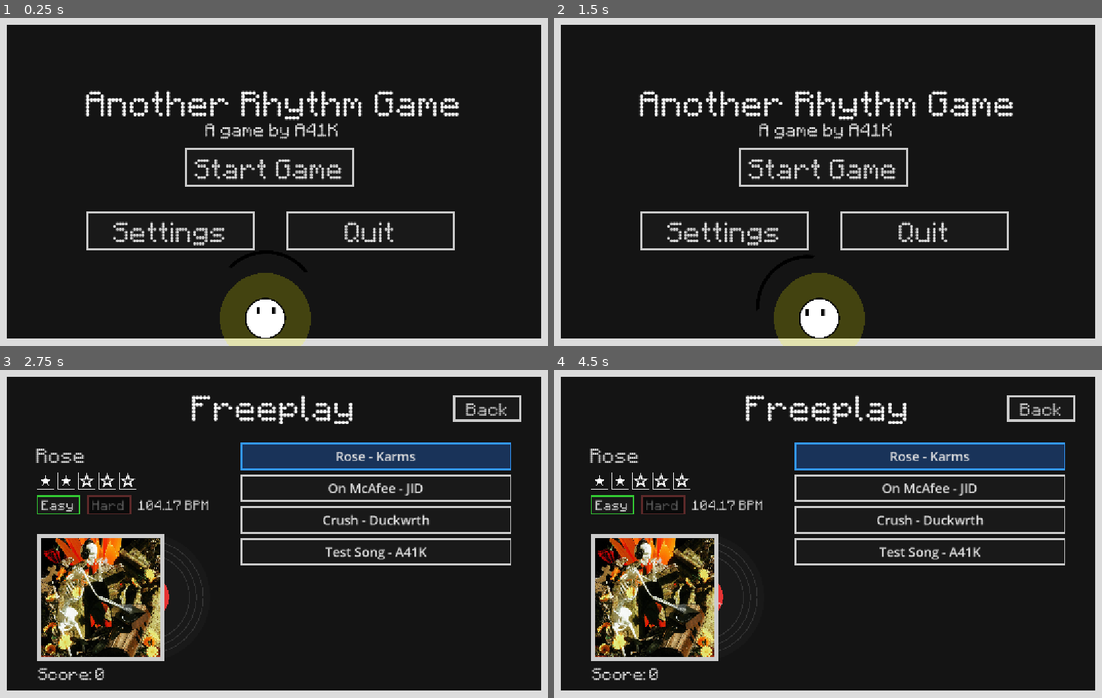
Above: before the commit, frames 1-4 (two rows, left to right).
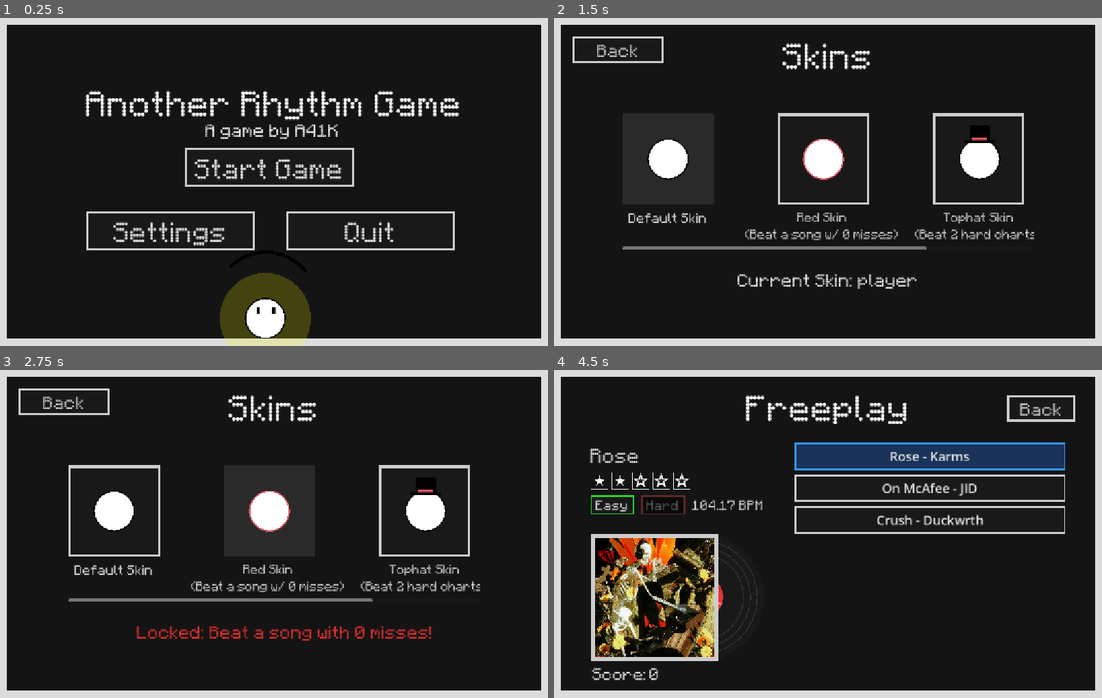
Above: after the commit, the same moments.

Repository: A41K/Another-Rhythm-Game
Game: Godot game, scene res://scenes/titlescreen.tscn
Same seed, same stepped clock (60 frames per second), same inputs: the game is played once before the commit and once after it.
Inputs (mouse positions are in pixels of both pictures, inside the frame that each line leads up to):
- Up to frame 1 (0.25 s): no input
- Up to frame 2 (1.5 s): click (817, 319) at 0.52 s; click (669, 159) at 1.25 s, where only the run after the commit has a clickable "Default Skin"
- Up to frame 3 (2.75 s): click (268, 511) at 2 s, where only the run after the commit has a clickable "Red Skin (Beat a song w/ 0 mi…"
- Up to frame 4 (4.5 s): click (981, 511) at 2.75 s, where only the run after the commit has a clickable "Tophat Skin (Beat 2 hard char…"; click "Back" at 3.5 s; click "Start Game" at 4.25 s

The runs differ from the first frame. In frame 1, 0.3% of the frame differs, in the area x 37-62%, y 32-98%; in frame 2, 13%; in frame 3, 21%, in the area x 3-96%, y 5-95%; in frame 4, 0.9%.

Commit message:
v0.5 DEMO RELEASE
- Added skins into the game (you need to click on the player in the main menu)
- Added button to access skins
- Added some styling for settings
- Added background when playing
- Added so that the skins are locked behind progression

Diff:
--- a/music-platformer/charts/test_song.json
+++ /dev/null
@@ -1,85 +0,0 @@
-{
-  "name": "Test Song",
-  "artist": "A41K",
-  "audio_file": "",
-  "cover_file": "",
-  "bpm": 108.17,
-  "rating": 3,
-  "difficulty": "Normal",
-  "approach_time": 1.2,
-  "input_offset": 0.0,
-  "notes": [
-    [
-      0.48,
-      2
-    ],
-    [
-      0.757,
-      2
-    ],
-    [
-      1.035,
-      2
-    ],
-    [
-      1.312,
-      2
-    ],
-    [
-      1.589,
-      3
-    ],
-    [
-      1.856,
-      3
-    ],
-    [
-      2.123,
-      2
-    ],
-    [
-      2.347,
-      2
-    ],
-    [
-      2.571,
-      2
-    ],
-    [
-      2.843,
-      0
-    ],
-    [
-      3.115,
-      0
-    ],
-    [
-      3.392,
-      3
-    ],
-    [
-      3.669,
-      2
-    ],
-    [
-      4.005,
-      3
-    ],
-    [
-      4.341,
-      2
-    ],
-    [
-      4.619,
-      1
-    ],
-    [
-      4.896,
-      1
-    ],
-    [
-      4.896,
-      2
-    ]
-  ]
-}
--- a/music-platformer/scenes/Settings.tscn
+++ b/music-platformer/scenes/Settings.tscn
@@ -3,6 +3,14 @@
 [ext_resource type="Script" uid="uid://c1qlntppe1aoh" path="res://scripts/settings.gd" id="1_46duy"]
 [ext_resource type="StyleBox" uid="uid://kbcij06nrutb" path="res://assets/new_style_box_flat.tres" id="1_i47rn"]
 [ext_resource type="FontFile" uid="uid://dti8w7hdgwtbb" path="res://assets/Minecart LCD.ttf" id="2_46duy"]
+
+[sub_resource type="StyleBoxFlat" id="StyleBoxFlat_8e7v8"]
+bg_color = Color(0.08, 0.08, 0.08, 1)
+border_width_left = 7
+border_width_top = 7
+border_width_right = 7
+border_width_bottom = 7
+border_color = Color(0.86036915, 0.8603692, 0.8603691, 1)
 
 [sub_resource type="StyleBoxFlat" id="StyleBoxFlat_1dggd"]
 bg_color = Color(0.1, 0.1, 0.1, 1)
@@ -50,23 +58,33 @@
 
 [node name="VolumeSlider" type="HSlider" parent="Panel" unique_id=973874533]
 layout_mode = 0
-offset_left = 550.0
+offset_left = 549.0
 offset_top = 210.0
-offset_right = 900.0
+offset_right = 899.0
 offset_bottom = 240.0
 max_value = 1.0
 step = 0.01
 value = 1.0
 
+[node name="Panel2" type="Panel" parent="Panel" unique_id=246490380]
+layout_mode = 0
+offset_left = 919.0
+offset_top = 185.0
+offset_right = 1034.0
+offset_bottom = 270.0
+theme_override_styles/panel = SubResource("StyleBoxFlat_8e7v8")
+
 [node name="VolumeValue" type="Label" parent="Panel" unique_id=911995618]
 layout_mode = 0
-offset_left = 920.0
-offset_top = 200.0
-offset_right = 1000.0
-offset_bottom = 250.0
+offset_left = 919.0
+offset_top = 185.0
+offset_right = 1034.0
+offset_bottom = 270.0
 theme_override_fonts/font = ExtResource("2_46duy")
 theme_override_font_sizes/font_size = 32
 text = "100"
+horizontal_alignment = 1
+vertical_alignment = 1
 
 [node name="SensitivityLabel" type="Label" parent="Panel" unique_id=727243434]
 layout_mode = 0
@@ -80,24 +98,34 @@
 
 [node name="SensitivitySlider" type="HSlider" parent="Panel" unique_id=1932719343]
 layout_mode = 0
-offset_left = 550.0
+offset_left = 549.0
 offset_top = 310.0
-offset_right = 900.0
+offset_right = 899.0
 offset_bottom = 340.0
 min_value = 0.1
 max_value = 5.0
 step = 0.1
 value = 1.0
 
+[node name="Panel3" type="Panel" parent="Panel" unique_id=591997004]
+layout_mode = 0
+offset_left = 919.0
+offset_top = 284.0
+offset_right = 1034.0
+offset_bottom = 369.0
+theme_override_styles/panel = SubResource("StyleBoxFlat_8e7v8")
+
 [node name="SensitivityValue" type="Label" parent="Panel" unique_id=1802388928]
 layout_mode = 0
-offset_left = 920.0
-offset_top = 300.0
-offset_right = 1000.0
-offset_bottom = 350.0
+offset_left = 919.0
+offset_top = 284.0
+offset_right = 1034.0
+offset_bottom = 369.0
 theme_override_fonts/font = ExtResource("2_46duy")
 theme_override_font_sizes/font_size = 32
 text = "1.0"
+horizontal_alignment = 1
+vertical_alignment = 1
 
 [node name="BackButton" type="Button" parent="." unique_id=976390778]
 anchors_preset = 1
--- /dev/null
+++ b/music-platformer/scenes/SkinSelection.tscn
@@ -0,0 +1,170 @@
+[gd_scene format=3 uid="uid://cxndhf7asdf"]
+
+[ext_resource type="Script" uid="uid://ld58ol11uyq4" path="res://scripts/skin_selection.gd" id="1_script"]
+[ext_resource type="StyleBox" uid="uid://kbcij06nrutb" path="res://assets/new_style_box_flat.tres" id="2_style"]
+[ext_resource type="FontFile" uid="uid://dti8w7hdgwtbb" path="res://assets/Minecart LCD.ttf" id="3_font"]
+[ext_resource type="Texture2D" uid="uid://cm8qtaky5bh53" path="res://assets/player.png" id="4_tex1"]
+[ext_resource type="Texture2D" uid="uid://80s5orscm3ix" path="res://assets/Skins/player_red.png" id="5_ksv24"]
+[ext_resource type="Texture2D" uid="uid://cs5kmwso366f" path="res://assets/Skins/player_tophat.png" id="6_lcm5b"]
+[ext_resource type="Texture2D" uid="uid://b5q7k183bipcx" path="res://assets/Skins/rectangle.png" id="7_rect"]
+
+[sub_resource type="StyleBoxFlat" id="StyleBoxFlat_btn"]
+bg_color = Color(0.1, 0.1, 0.1, 1)
+border_width_left = 5
+border_width_top = 5
+border_width_right = 5
+border_width_bottom = 5
+
+[node name="SkinSelection" type="Node2D" unique_id=987654321]
+script = ExtResource("1_script")
+
+[node name="Panel" type="Panel" parent="." unique_id=957786935]
+offset_right = 1200.0
+offset_bottom = 720.0
+theme_override_styles/panel = ExtResource("2_style")
+
+[node name="Title" type="Label" parent="Panel" unique_id=717035594]
+layout_mode = 1
+anchors_preset = 5
+anchor_left = 0.5
+anchor_right = 0.5
+offset_left = -200.0
+offset_top = 32.0
+offset_right = 200.0
+offset_bottom = 128.0
+grow_horizontal = 2
+theme_override_fonts/font = ExtResource("3_font")
+theme_override_font_sizes/font_size = 64
+text = "Skins"
+horizontal_alignment = 1
+
+[node name="BackButton" type="Button" parent="Panel" unique_id=174902838]
+layout_mode = 0
+offset_left = 40.0
+offset_top = 40.0
+offset_right = 240.0
+offset_bottom = 100.0
+theme_override_fonts/font = ExtResource("3_font")
+theme_override_font_sizes/font_size = 32
+theme_override_styles/normal = SubResource("StyleBoxFlat_btn")
+text = "Back"
+
+[node name="ScrollContainer" type="ScrollContainer" parent="Panel" unique_id=1148803727]
+layout_mode = 1
+anchors_preset = 8
+anchor_left = 0.5
+anchor_top = 0.5
+anchor_right = 0.5
+anchor_bottom = 0.5
+offset_left = -450.0
+offset_top = -150.0
+offset_right = 450.0
+offset_bottom = 150.0
+grow_horizontal = 2
+grow_vertical = 2
+horizontal_scroll_mode = 2
+vertical_scroll_mode = 0
+
+[node name="HBoxContainer" type="HBoxContainer" parent="Panel/ScrollContainer" unique_id=1300889416]
+layout_mode = 2
+theme_override_constants/separation = 140
+
+[node name="Skin1Btn" type="Button" parent="Panel/ScrollContainer/HBoxContainer" unique_id=1634133169]
+custom_minimum_size = Vector2(200, 200)
+layout_mode = 2
+theme_override_styles/normal = SubResource("StyleBoxFlat_btn")
+
+[node name="Icon" type="Sprite2D" parent="Panel/ScrollContainer/HBoxContainer/Skin1Btn" unique_id=1261567471]
+position = Vector2(100, 100)
+scale = Vector2(0.352, 0.352)
+texture = ExtResource("4_tex1")
+
+[node name="Label" type="Label" parent="Panel/ScrollContainer/HBoxContainer/Skin1Btn" unique_id=1079431731]
+layout_mode = 0
+offset_top = 210.0
+offset_right = 200.0
+offset_bottom = 260.0
+theme_override_fonts/font = ExtResource("3_font")
+theme_override_font_sizes/font_size = 24
+text = "Default Skin"
+horizontal_alignment = 1
+
+[node name="Skin2Btn" type="Button" parent="Panel/ScrollContainer/HBoxContainer" unique_id=55872115]
+custom_minimum_size = Vector2(200, 200)
+layout_mode = 2
+theme_override_styles/normal = SubResource("StyleBoxFlat_btn")
+
+[node name="Icon" type="Sprite2D" parent="Panel/ScrollContainer/HBoxContainer/Skin2Btn" unique_id=784035665]
+position = Vector2(100, 100)
+scale = Vector2(0.352, 0.352)
+texture = ExtResource("5_ksv24")
+
+[node name="Label" type="Label" parent="Panel/ScrollContainer/HBoxContainer/Skin2Btn" unique_id=105690247]
+layout_mode = 0
+offset_left = -72.0
+offset_top = 210.0
+offset_right = 265.0
+offset_bottom = 300.0
+theme_override_fonts/font = ExtResource("3_font")
+theme_override_font_sizes/font_size = 22
+text = "Red Skin
+(Beat a song w/ 0 misses)"
+horizontal_alignment = 1
+
+[node name="Skin3Btn" type="Button" parent="Panel/ScrollContainer/HBoxContainer" unique_id=1730366880]
+custom_minimum_size = Vector2(200, 200)
+layout_mode = 2
+theme_override_styles/normal = SubResource("StyleBoxFlat_btn")
+
+[node name="Icon" type="Sprite2D" parent="Panel/ScrollContainer/HBoxContainer/Skin3Btn" unique_id=1666454004]
+position = Vector2(102, 55.000004)
+scale = Vector2(0.352, 0.352)
+texture = ExtResource("6_lcm5b")
+
+[node name="Label" type="Label" parent="Panel/ScrollContainer/HBoxContainer/Skin3Btn" unique_id=290313161]
+layout_mode = 0
+offset_left = -40.0
+offset_top = 210.0
+offset_right = 239.0
+offset_bottom = 300.0
+theme_override_fonts/font = ExtResource("3_font")
+theme_override_font_sizes/font_size = 22
+text = "Tophat Skin
+(Beat 2 hard charts)"
+horizontal_alignment = 1
+
+[node name="Skin4Btn" type="Button" parent="Panel/ScrollContainer/HBoxContainer" unique_id=1840294101]
+custom_minimum_size = Vector2(200, 200)
+layout_mode = 2
+theme_override_styles/normal = SubResource("StyleBoxFlat_btn")
+
+[node name="Icon" type="Sprite2D" parent="Panel/ScrollContainer/HBoxContainer/Skin4Btn" unique_id=1293847102]
+position = Vector2(100, 100)
+scale = Vector2(0.352, 0.352)
+texture = ExtResource("7_rect")
+
+[node name="Label" type="Label" parent="Panel/ScrollContainer/HBoxContainer/Skin4Btn" unique_id=1392847101]
+layout_mode = 0
+offset_top = 210.0
+offset_right = 212.0
+offset_bottom = 260.0
+theme_override_fonts/font = ExtResource("3_font")
+theme_override_font_sizes/font_size = 24
+text = "Rectangle Skin"
+horizontal_alignment = 1
+
+[node name="StatusLabel" type="Label" parent="Panel" unique_id=2057349421]
+layout_mode = 0
+offset_left = 300.0
+offset_top = 550.0
+offset_right = 900.0
+offset_bottom = 600.0
+theme_override_fonts/font = ExtResource("3_font")
+theme_override_font_sizes/font_size = 32
+horizontal_alignment = 1
+
+[connection signal="pressed" from="Panel/BackButton" to="." method="_on_back_pressed"]
+[connection signal="pressed" from="Panel/ScrollContainer/HBoxContainer/Skin1Btn" to="." method="_on_skin_1_pressed"]
+[connection signal="pressed" from="Panel/ScrollContainer/HBoxContainer/Skin2Btn" to="." method="_on_skin_2_pressed"]
+[connection signal="pressed" from="Panel/ScrollContainer/HBoxContainer/Skin3Btn" to="." method="_on_skin_3_pressed"]
+[connection signal="pressed" from="Panel/ScrollContainer/HBoxContainer/Skin4Btn" to="." method="_on_skin_4_pressed"]
--- a/music-platformer/scenes/mainscene.tscn
+++ b/music-platformer/scenes/mainscene.tscn
@@ -1,5 +1,6 @@
 [gd_scene format=3 uid="uid://bxfvbuhmnr421"]
 
+[ext_resource type="StyleBox" uid="uid://kbcij06nrutb" path="res://assets/new_style_box_flat.tres" id="1_mo382"]
 [ext_resource type="PackedScene" uid="uid://fa5p8w8xfrpw" path="res://scenes/player.tscn" id="1_plyr"]
 [ext_resource type="Script" uid="uid://chgkv7gpkmpil" path="res://scripts/charting.gd" id="2_golqe"]
 [ext_resource type="PackedScene" path="res://scenes/note.tscn" id="3_note"]
@@ -8,6 +9,11 @@
 [node name="mainscene" type="Node2D" unique_id=291595976]
 metadata/_edit_horizontal_guides_ = [369.0]
 metadata/_edit_vertical_guides_ = [576.0]
+
+[node name="Panel" type="Panel" parent="." unique_id=527585626]
+offset_right = 1200.0
+offset_bottom = 720.0
+theme_override_styles/panel = ExtResource("1_mo382")
 
 [node name="Player" parent="." unique_id=476078559 instance=ExtResource("1_plyr")]
 position = Vector2(576, 369)
@@ -19,18 +25,18 @@
 [node name="AudioStreamPlayer" type="AudioStreamPlayer" parent="Conductor" unique_id=629015777]
 
 [node name="Accuracy" type="Label" parent="." unique_id=81287481]
-offset_left = 1032.0
-offset_top = 4.0
-offset_right = 1307.0
-offset_bottom = 70.0
+offset_left = 1027.0
+offset_top = 7.0
+offset_right = 1302.0
+offset_bottom = 73.0
 theme_override_fonts/font = ExtResource("5_mo382")
 theme_override_font_sizes/font_size = 25
 text = "Accuracy:"
 
 [node name="Percentage" type="Label" parent="." unique_id=205019917]
-offset_left = 1037.0
+offset_left = 1030.0
 offset_top = 40.0
-offset_right = 1199.0
+offset_right = 1192.0
 offset_bottom = 79.0
 theme_override_fonts/font = ExtResource("5_mo382")
 theme_override_font_sizes/font_size = 25
@@ -46,19 +52,19 @@
 horizontal_alignment = 1
 
 [node name="Accuracy2" type="Label" parent="." unique_id=59866100]
-offset_left = 5.0
-offset_top = 2.0
-offset_right = 280.0
-offset_bottom = 68.0
+offset_left = 17.0
+offset_top = 7.0
+offset_right = 292.0
+offset_bottom = 73.0
 theme_override_fonts/font = ExtResource("5_mo382")
 theme_override_font_sizes/font_size = 25
 text = "Score:"
 
 [node name="ScoreValue" type="Label" parent="." unique_id=136527419]
-offset_left = 5.0
-offset_top = 35.0
-offset_right = 167.0
-offset_bottom = 102.0
+offset_left = 17.0
+offset_top = 40.0
+offset_right = 179.0
+offset_bottom = 107.0
 theme_override_fonts/font = ExtResource("5_mo382")
 theme_override_font_sizes/font_size = 25
 text = "0"
--- a/music-platformer/scenes/titlescreen.tscn
+++ b/music-platformer/scenes/titlescreen.tscn
@@ -75,6 +75,13 @@
 [node name="Player" parent="." unique_id=138293959 instance=ExtResource("4_t7v6v")]
 position = Vector2(581, 660)
 
+[node name="PlayerButton" type="Button" parent="."]
+offset_left = 510.0
+offset_top = 610.0
+offset_right = 650.0
+offset_bottom = 710.0
+flat = true
+
 [node name="Title2" type="Label" parent="." unique_id=2125259771]
 anchors_preset = 8
 anchor_left = 0.5
@@ -82,9 +89,9 @@
 anchor_right = 0.5
 anchor_bottom = 0.5
 offset_left = 189.0
-offset_top = 220.0
+offset_top = 221.0
 offset_right = 1004.0
-offset_bottom = 316.0
+offset_bottom = 269.0
 grow_horizontal = 2
 grow_vertical = 2
 theme_override_fonts/font = ExtResource("3_vhbaf")
@@ -108,3 +115,4 @@
 [connection signal="pressed" from="Freeplay" to="." method="_on_back_button_pressed"]
 [connection signal="pressed" from="Settings" to="." method="_on_settings_pressed"]
 [connection signal="pressed" from="Quit" to="." method="_on_quit_pressed"]
+[connection signal="pressed" from="PlayerButton" to="." method="_on_player_button_pressed"]
--- a/music-platformer/scripts/charting.gd
+++ b/music-platformer/scripts/charting.gd
@@ -246,7 +246,7 @@
 	Global.last_song_name = song_name
 	if score_key == "":
 		score_key = _get_score_key_from_song_name(song_name)
-	Global.record_song_score(score_key, final_score)
+	Global.record_song_score(score_key, final_score, misses)
 
 	if result_song_label:
 		result_song_label.text = "Song: " + song_name
--- a/music-platformer/scripts/global.gd
+++ b/music-platformer/scripts/global.gd
@@ -10,6 +10,11 @@
 var master_volume: float = 1.0
 var cursor_sensitivity: float = 1.0
 const SETTINGS_SAVE_PATH: String = "user://settings.json"
+
+var equipped_skin: String = "player"
+var ach_no_misses: bool = false
+var hard_songs_beaten: int = 0
+var song_stats: Dictionary = {}
 
 const SCORE_SAVE_PATH: String = "user://song_scores.json"
 
@@ -31,13 +36,22 @@
 			AudioServer.set_bus_volume_db(bus, linear_to_db(master_volume))
 		if json.data.has("cursor_sensitivity"):
 			cursor_sensitivity = float(json.data["cursor_sensitivity"])
+		if json.data.has("equipped_skin"):
+			equipped_skin = json.data["equipped_skin"]
+		if json.data.has("ach_no_misses"):
+			ach_no_misses = bool(json.data["ach_no_misses"])
+		if json.data.has("hard_songs_beaten"):
+			hard_songs_beaten = int(json.data["hard_songs_beaten"])
 
 func save_settings():
 	var file = FileAccess.open(SETTINGS_SAVE_PATH, FileAccess.WRITE)
 	if not file: return
 	var data = {
 		"master_volume": master_volume,
-		"cursor_sensitivity": cursor_sensitivity
+		"cursor_sensitivity": cursor_sensitivity,
+		"equipped_skin": equipped_skin,
+		"ach_no_misses": ach_no_misses,
+		"hard_songs_beaten": hard_songs_beaten
 	}
 	file.store_string(JSON.stringify(data, "\t"))
 
@@ -69,10 +83,22 @@
 		return int(song_scores[song_key])
 	return 0
 
-func record_song_score(song_key: String, new_score: int):
+func get_hard_songs_beaten_count() -> int:
+	var count = 0
+	for key in song_scores.keys():
+		if key.ends_with("_hard") and song_scores[key] > 0:
+			count += 1
+	return count
+
+func record_song_score(song_key: String, new_score: int, misses: int = -1):
 	if song_key == "":
 		return
 
 	var stored_score = get_song_score(song_key)
 	song_scores[song_key] = max(stored_score, new_score)
+
+	if misses == 0:
+		ach_no_misses = true
+		save_settings()
+
 	save_song_scores()
--- a/music-platformer/scripts/player.gd
+++ b/music-platformer/scripts/player.gd
@@ -25,6 +25,7 @@
 var total_accuracy_score: float = 0.0
 
 @onready var eyes: Sprite2D = $Eyes
+@onready var player_texture: Sprite2D = $PlayerTexture
 @onready var player_cover: Area2D = $PlayerCover
 @onready var cover_sprite: Sprite2D = $PlayerCover/CoverSprite
 @onready var cover_hitbox: CollisionShape2D = $PlayerCover/CollisionShape2D
@@ -39,6 +40,14 @@
 
 func _ready():
 	add_to_group("Player")
+
+	if player_texture:
+		var tex_path = "res://assets/" + Global.equipped_skin + ".png"
+		if ResourceLoader.exists(tex_path):
+			player_texture.texture = load(tex_path)
+		player_texture.scale = Vector2(0.352, 0.352)
+		if eyes:
+			eyes.scale = Vector2(0.352, 0.352)
 
 	if player_cover:
 		player_cover.monitoring = true
--- /dev/null
+++ b/music-platformer/scripts/skin_selection.gd
@@ -0,0 +1,43 @@
+extends Node2D
+
+@onready var status_label: Label = $Panel/StatusLabel
+
+func _ready() -> void:
+	Input.set_mouse_mode(Input.MOUSE_MODE_VISIBLE)
+	update_status()
+
+func update_status() -> void:
+	status_label.text = "Current Skin: " + Global.equipped_skin
+
+func _on_back_pressed() -> void:
+	get_tree().change_scene_to_file("res://scenes/titlescreen.tscn")
+
+func _on_skin_1_pressed() -> void:
+	Global.equipped_skin = "player"
+	Global.save_settings()
+	update_status()
+
+func _on_skin_2_pressed() -> void:
+	if Global.ach_no_misses:
+		Global.equipped_skin = "Red"
+		Global.save_settings()
+		status_label.modulate = Color(0.2, 1.0, 0.2, 1.0)
+		update_status()
+	else:
+		status_label.modulate = Color(1.0, 0.2, 0.2, 1.0)
+		status_label.text = "Locked: Beat a song with 0 misses!"
+
+func _on_skin_3_pressed() -> void:
+	if Global.get_hard_songs_beaten_count() >= 2:
+		Global.equipped_skin = "Tophat"
+		Global.save_settings()
+		status_label.modulate = Color(0.2, 1.0, 0.2, 1.0)
+		update_status()
+	else:
+		status_label.modulate = Color(1.0, 0.2, 0.2, 1.0)
+		status_label.text = "Locked: Beat 2 hard charts! (Done: " + str(Global.get_hard_songs_beaten_count()) + ")"
+func _on_skin_4_pressed() -> void:
+	Global.equipped_skin = "Skins/rectangle"
+	Global.save_settings()
+	status_label.modulate = Color(0.2, 1.0, 0.2, 1.0)
+	update_status()
--- a/music-platformer/scripts/titlescreen.gd
+++ b/music-platformer/scripts/titlescreen.gd
@@ -1,8 +1,17 @@
 extends Node2D
 
+@onready var player_texture = $Player/PlayerTexture
 
 func _ready() -> void:
 	Input.set_mouse_mode(Input.MOUSE_MODE_VISIBLE)
+	if player_texture:
+		var tex_path = "res://assets/" + Global.equipped_skin + ".png"
+		if ResourceLoader.exists(tex_path):
+			player_texture.texture = load(tex_path)
+		player_texture.scale = Vector2(0.352, 0.352)
+		var eyes = $Player/Eyes
+		if eyes:
+			eyes.scale = Vector2(0.352, 0.352)
 
 
 
@@ -19,3 +28,6 @@
 
 func _on_quit_pressed() -> void:
 	get_tree().quit()
+
+func _on_player_button_pressed() -> void:
+	get_tree().change_scene_to_file("res://scenes/SkinSelection.tscn")
Renamed: music-platformer/assets/player_red.png -> music-platformer/assets/Skins/player_red.png
Not shown, added: music-platformer/assets/Skins/player_red.png.import
Renamed: music-platformer/assets/player_tophat.png -> music-platformer/assets/Skins/player_tophat.png
Not shown, added: music-platformer/assets/Skins/player_tophat.png.import
Renamed: music-platformer/assets/rectangle.png -> music-platformer/assets/Skins/rectangle.png
Not shown, added: music-platformer/assets/Skins/rectangle.png.import
Not shown, removed: music-platformer/assets/player_red.png.import
Not shown, removed: music-platformer/assets/player_tophat.png.import
Not shown, removed: music-platformer/assets/rectangle.png.import
Not shown, added: music-platformer/scripts/skin_selection.gd.uid
Not shown, changed: Another Rhythm Game.pck
Not shown, changed: index.html
(and 1 more such lines)
